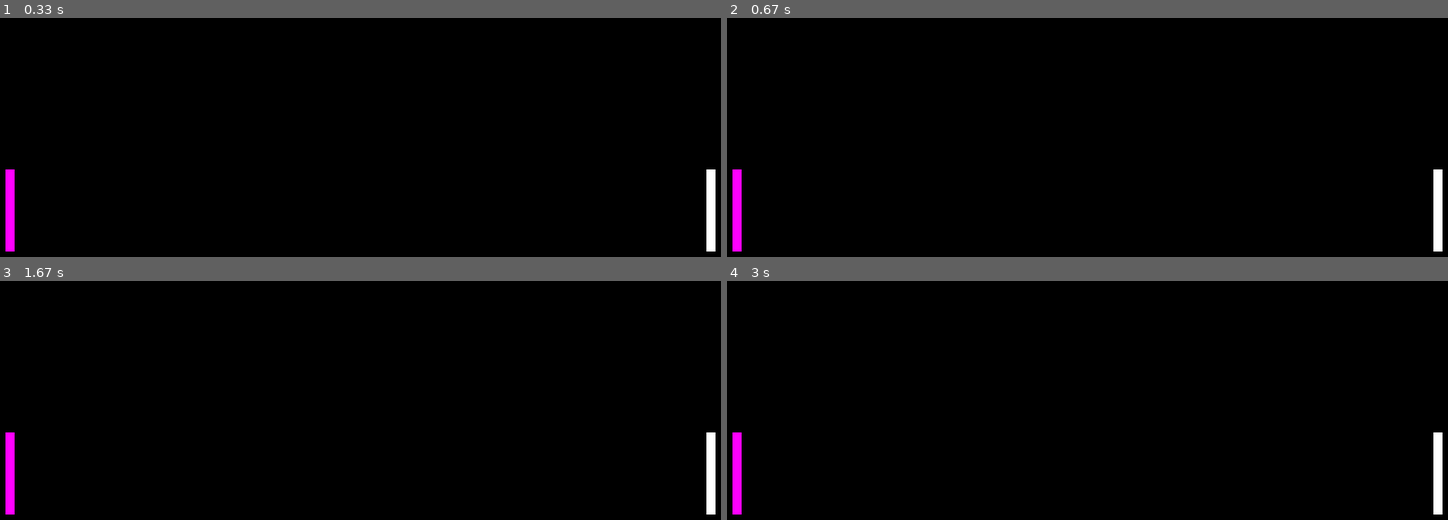
Above: before the commit, frames 1-4 (two rows, left to right).
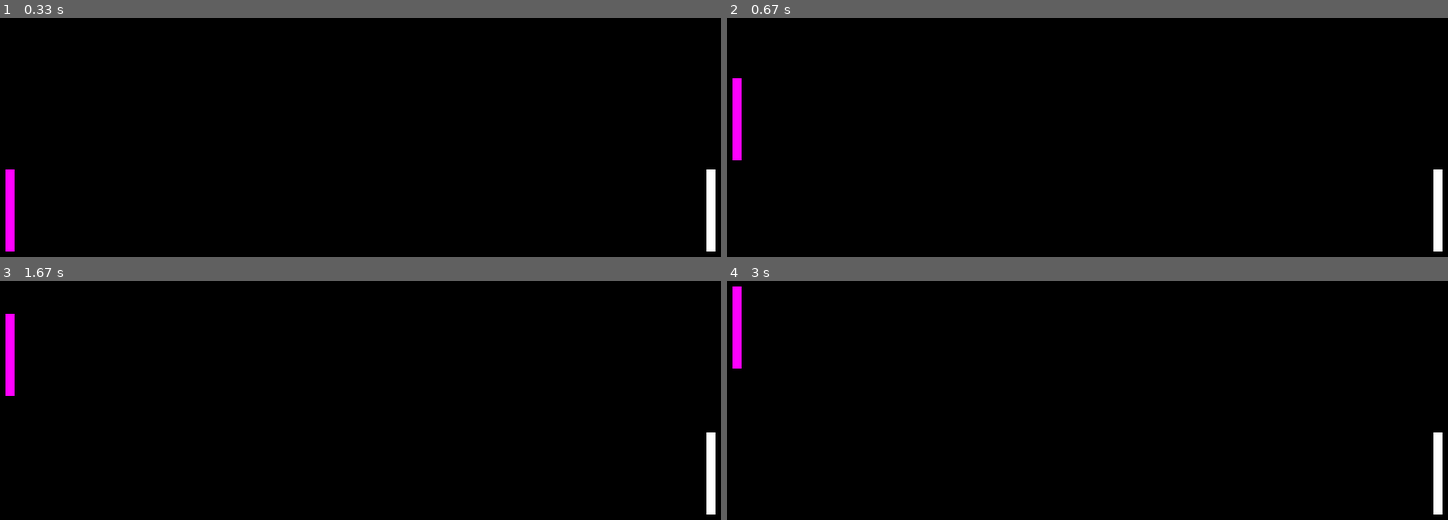
Above: after the commit, the same moments.

Repository: kr1st0fferson/love2d-game
Game: LÖVE game, started from main.lua
The game is run twice, just before and just after one commit, with the same random seed, the same clock (stepped at 60 frames per second) and the same inputs.
Inputs:
- Up to frame 1 (0.33 s): no input
- Up to frame 2 (0.67 s): hold Up from 0.33 s (still down)
- Up to frame 3 (1.67 s): release Up at 0.8 s; hold Down 0.83-1.13 s; hold Up 1.17-1.53 s; hold Down from 1.57 s (still down)
- Up to frame 4 (3 s): release Down at 1.93 s; hold Up 1.97-2.27 s; hold Down 2.3-2.6 s; hold Up from 2.63 s (still down)

Frame 1 is identical in both runs. In frame 2, 0.9% of the frame differs, in the area x 0-3%, y 25-98%; in frame 3, 0.9%; in frame 4, 0.9%.

Commit message:
the pink rectangle can now move up and down!

Diff:
--- a/main.lua
+++ b/main.lua
@@ -3,10 +3,17 @@
     myrectangle.x = 10
     myrectangle.y = 300
 
+    myrectangle.speed = 300
 end
 
 function love.update(dt)
+   if love.keyboard.isDown("up") then
+        myrectangle.y = myrectangle.y - (myrectangle.speed * dt)
+   end
 
+   if love.keyboard.isDown("down") then
+        myrectangle.y = myrectangle.y + (myrectangle.speed * dt)
+   end
 end
 
 function love.draw()
